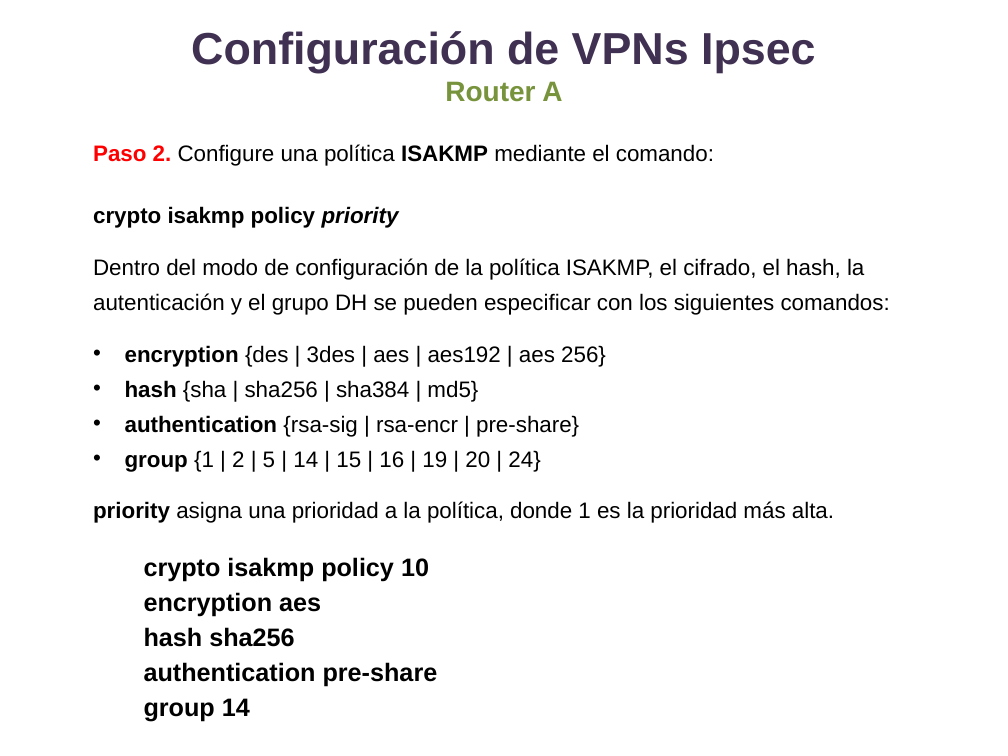
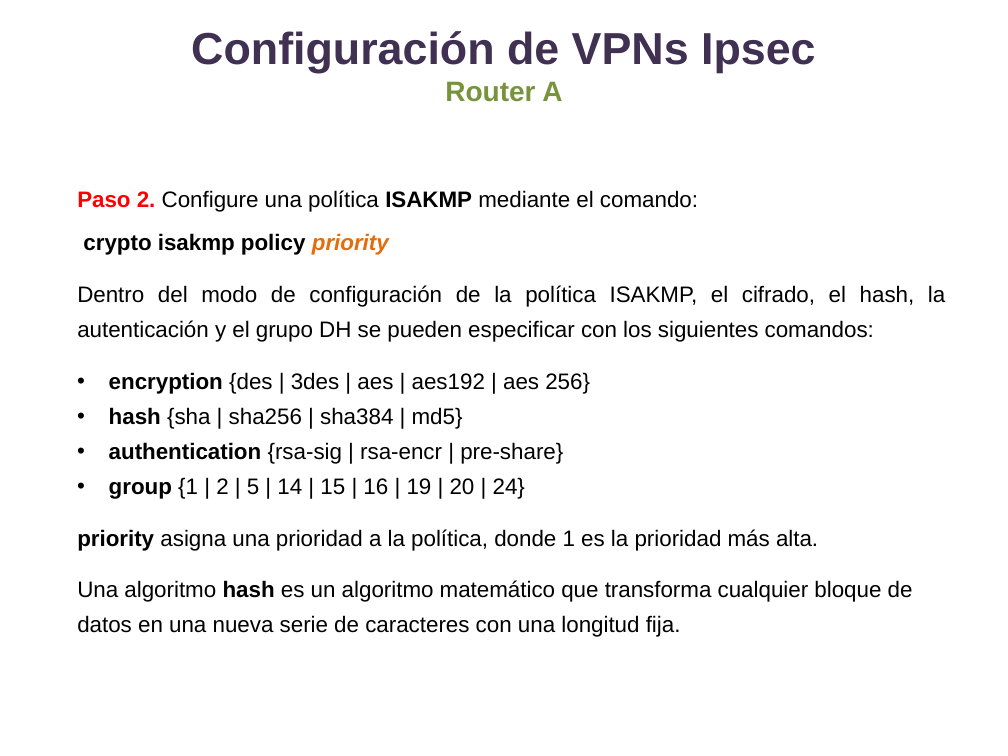
Before and after one commit to lizetheP/WAN, a slide deck: slide 5 of Calendario/Presentaciones/7_2_VPNs_IPsec.pptx. Drawn at 1008x756 pixels with LibreOffice and Linux fonts; fonts in the diff are those of the drawing. Boxes give left, top, right and bottom in pixels: in the first picture for what was removed or moved away, otherwise in the second. Text is boxed around its words. In the diff, an @@ line names an element or a change of style, - is before the commit and + after.

```diff
--- a/Calendario/Presentaciones/7_2_VPNs_IPsec.pptx
+++ b/Calendario/Presentaciones/7_2_VPNs_IPsec.pptx
@@ text "Paso 2. Configure una política ...": place and size @@
-text "Paso 2. Configure una política ..." at <box>93,144,890,722</box>
+text "Paso 2. Configure una política ..." at <box>77,190,945,637</box>
@@ text at <box>77,233,945,342</box>: text colour #000000 to #E46C0A in "priority"; line spacing 25pt to 1; more space between paragraphs; alignment left to justified @@
@@ text at <box>77,580,913,637</box>: text changed; size 18 to 16 pt; bold off @@
-  crypto isakmp policy 10
-  encryption aes
-  hash sha256
-  authentication pre-share
-  group 14
+Una algoritmo hash es un algoritmo matemático que transforma cualquier bloque de datos en una nueva serie de caracteres con una longitud fija.
```
Also in this commit, not shown: 5 other slides changed.
